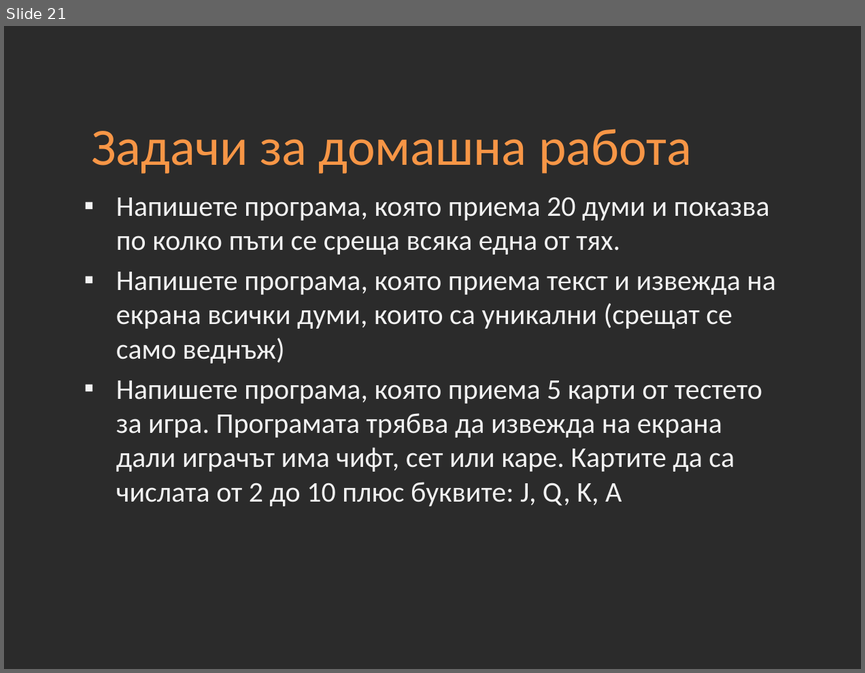
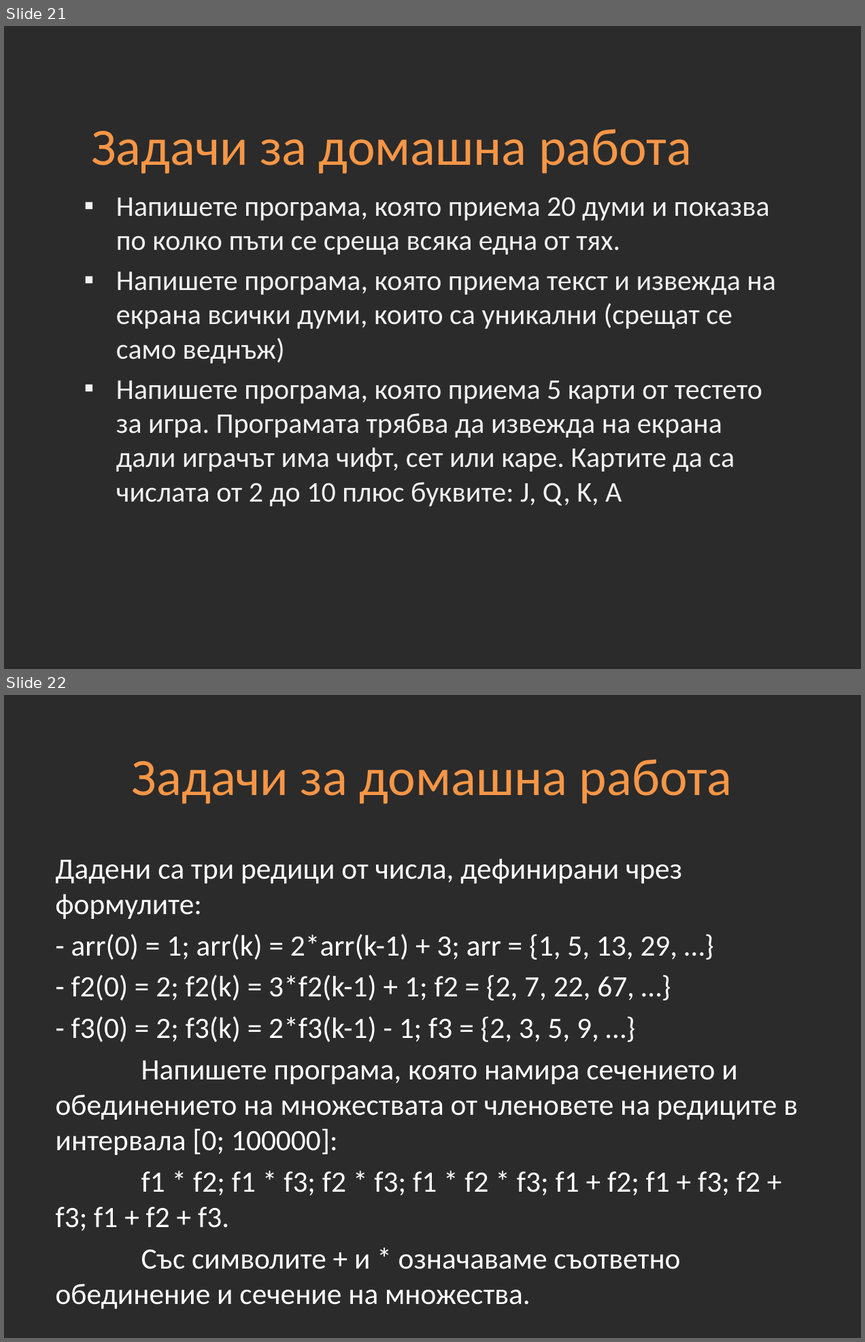
Before and after one commit to Academy-Soft-Intellect/Dot-Net-Course, a slide deck: 11-Data-Structures.pptx. Shown one above the other, each under a label of ours: slide 21 before the commit, slides 21 and 22 after it. The pictures are 865x673 and 865x1342 pixels, drawn with LibreOffice and Linux fonts; fonts in the diff are those of the drawing; background and template pictures are left out; a plain dark background stands for a picture behind light text. Boxes give left, top, right and bottom in pixels: in the first picture for what was removed or moved away, otherwise in the second. Text is boxed around its words. In the diff, an @@ line names an element or a change of style, - is before the commit and + after.

```diff
--- a/11-Data-Structures.pptx
+++ b/11-Data-Structures.pptx
@@ slide 22 added at (4,695,861,1338), background picture (left out) @@
@@ title added at (132,759,732,804), 44 pt, text #F79646 @@
+Задачи за домашна работа
@@ text added at (56,858,798,1269), 24.8 pt, text #FFFFFF @@
+Дадени са три редици от числа, дефинирани чрез формулите:
+- arr(0) = 1; arr(k) = 2*arr(k-1) + 3; arr = {1, 5, 13, 29, …}
+- f2(0) = 2; f2(k) = 3*f2(k-1) + 1; f2 = {2, 7, 22, 67, …}
+- f3(0) = 2; f3(k) = 2*f3(k-1) - 1; f3 = {2, 3, 5, 9, …}
+Напишете програма, която намира сечението и обединението на множествата от членовете на редиците в интервала [0; 100000]:
+f1 * f2; f1 * f3; f2 * f3; f1 * f2 * f3; f1 + f2; f1 + f3; f2 + f3; f1 + f2 + f3.
+Със символите + и * означаваме съответно обединение и сечение на множества.
```
Also in this commit, not shown: 1 slide changed, 15 other files.
